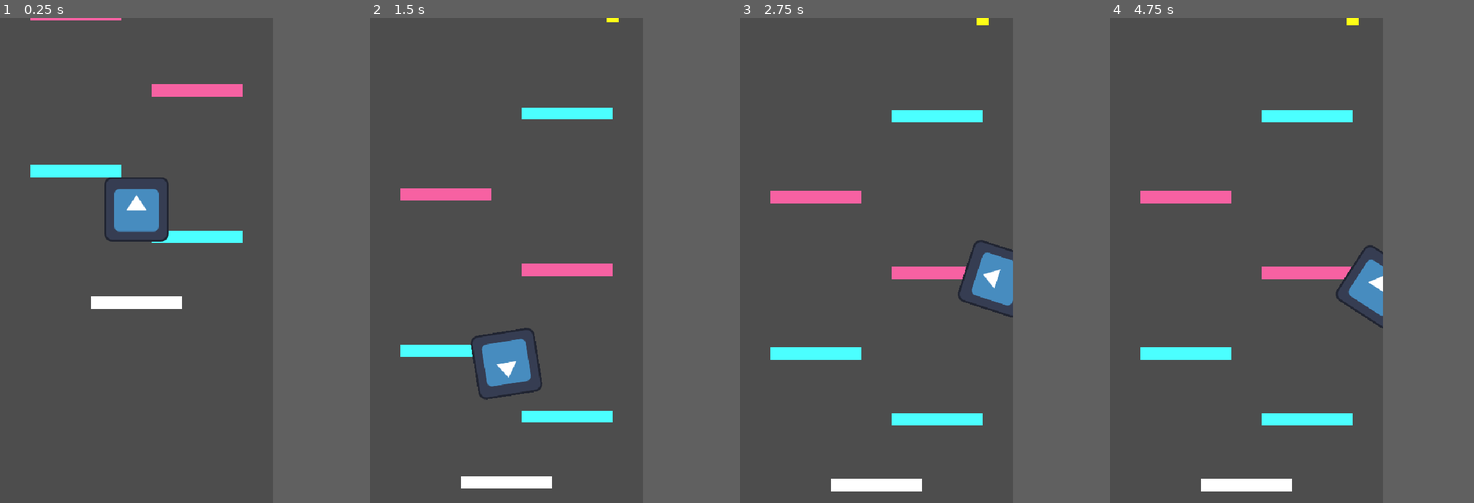
Above: before the commit, frames 1-4 (left to right).
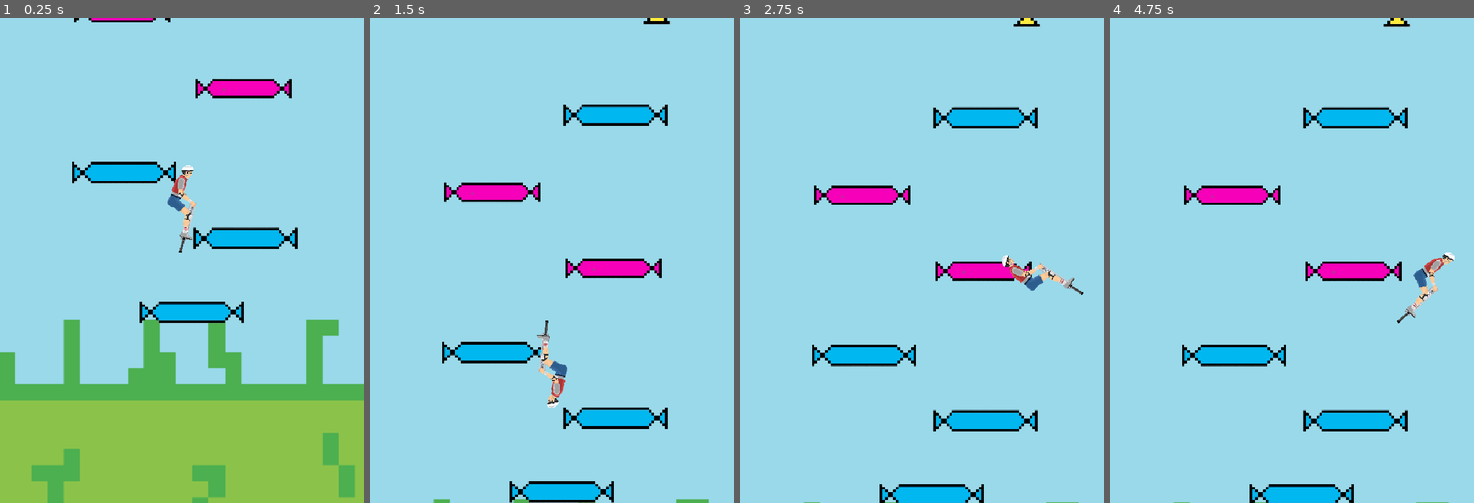
Above: after the commit, the same moments.

Repository: s-ayitha/Pogo-Jump
Game: Godot game, scene res://Main.tscn
Two runs of this game, one before a commit and one after it. Both use one fixed random seed, a clock stepped at 60 frames per second and the inputs below. The engine's default icon, where the game draws it, is replaced by a stand-in: a white triangle on a blue panel in a dark square.
Inputs:
- Up to frame 1 (0.25 s): no input
- Up to frame 2 (1.5 s): hold Right (rotate_right) from 0.53 s (still down)
- Up to frame 3 (2.75 s): release Right (rotate_right) at 2.03 s; hold Left (rotate_left) from 2.03 s (still down)
- Up to frame 4 (4.75 s): release Left (rotate_left) at 2.78 s; hold Right (rotate_right) 2.78-4.28 s; hold Left (rotate_left) from 4.28 s (still down)
In our replay, the window is 450x800 before the commit and 600x800 after it. These sizes can differ from the game's own. Grey fills any space a smaller window leaves; there, only what the larger window draws over its background counts as a difference.

The runs differ from the first frame. In frame 1, 82% of the frame differs, in the area x 0-100%, y 0-100%; in frame 2, 76%; in frame 3, 76%; in frame 4, 76%.

Commit message:
updated game assets

Diff:
--- a/Course.tscn
+++ b/Course.tscn
@@ -2,10 +2,12 @@
 
 [ext_resource type="PackedScene" uid="uid://bhr5txrko78a5" path="res://basic_platform.tscn" id="1_aakl2"]
 [ext_resource type="Script" uid="uid://poa7b65j4m3j" path="res://course.gd" id="1_f2x1d"]
+[ext_resource type="Texture2D" uid="uid://dyk3kg4qsrto" path="res://Assets/Screenshot_2026-11-15_154212-removebg-preview.png" id="2_b6xkg"]
 [ext_resource type="PackedScene" uid="uid://cuv4chf6mnse3" path="res://LaunchPad.tscn" id="2_j3vcq"]
 [ext_resource type="PackedScene" uid="uid://q75mn0c8f3v3" path="res://ReboundWall.tscn" id="3_f2x1d"]
 [ext_resource type="PackedScene" uid="uid://c61ym1ml5muiv" path="res://player.tscn" id="4_j3vcq"]
-[ext_resource type="Script" uid="uid://dy7phrikflh00" path="res://game_camera.gd" id="5_f2x1d"]
+[ext_resource type="Script" uid="uid://dbcf2lcqjlmvt" path="res://game_camera.gd" id="5_f2x1d"]
+[ext_resource type="Texture2D" uid="uid://busb3kbrf46vk" path="res://Assets/image.png" id="7_4fvvt"]
 
 [sub_resource type="RectangleShape2D" id="RectangleShape2D_780je"]
 size = Vector2(180, 24)
@@ -20,12 +22,9 @@
 shape = SubResource("RectangleShape2D_780je")
 one_way_collision = true
 
-[node name="ColorRect" type="ColorRect" parent="StartPlatform" unique_id=763223888]
-offset_left = -90.0
-offset_top = -12.0
-offset_right = 90.0
-offset_bottom = 12.0
-offset_transform_enabled = true
+[node name="Sprite2D" type="Sprite2D" parent="StartPlatform" unique_id=1452892834]
+scale = Vector2(0.4, 0.4)
+texture = ExtResource("2_b6xkg")
 
 [node name="BasicPlatform" parent="." unique_id=1588023451 instance=ExtResource("1_aakl2")]
 position = Vector2(390, 720)
@@ -63,3 +62,17 @@
 [node name="GameCamera" type="Camera2D" parent="." unique_id=1336851391]
 position = Vector2(270, 810)
 script = ExtResource("5_f2x1d")
+
+[node name="Sprite2D" type="Sprite2D" parent="." unique_id=598752752]
+z_index = -1
+position = Vector2(322, 564)
+scale = Vector2(2, 2)
+texture = ExtResource("7_4fvvt")
+
+[node name="Sprite2D2" type="Sprite2D" parent="." unique_id=27310755]
+z_index = -1
+position = Vector2(330.00012, -1709.875)
+scale = Vector2(2.043333, 38.101486)
+texture = ExtResource("7_4fvvt")
+region_enabled = true
+region_rect = Rect2(64.5, 39.25, 600, 101)
--- /dev/null
+++ b/DeathScreen.tscn
@@ -0,0 +1,32 @@
+[gd_scene format=3 uid="uid://bd0kkrniyb1ic"]
+
+[node name="DeathScreen" type="Control" unique_id=2103151065]
+layout_mode = 3
+anchors_preset = 15
+anchor_right = 1.0
+anchor_bottom = 1.0
+grow_horizontal = 2
+grow_vertical = 2
+
+[node name="ColorRect" type="ColorRect" parent="." unique_id=444032336]
+layout_mode = 0
+offset_right = 40.0
+offset_bottom = 40.0
+color = Color(0.11304883, 0.11304883, 0.11304883, 1)
+
+[node name="VBoxContainer" type="VBoxContainer" parent="ColorRect" unique_id=151265541]
+layout_mode = 0
+offset_right = 40.0
+offset_bottom = 40.0
+
+[node name="Label" type="Label" parent="ColorRect/VBoxContainer" unique_id=142771233]
+layout_mode = 2
+text = "Game Over!"
+
+[node name="Label2" type="Label" parent="ColorRect/VBoxContainer" unique_id=1232351850]
+layout_mode = 2
+text = "Don't rotate so quickly next time!"
+
+[node name="Button" type="Button" parent="ColorRect/VBoxContainer" unique_id=225902008]
+layout_mode = 2
+text = "Try Again"
--- a/LaunchPad.tscn
+++ b/LaunchPad.tscn
@@ -1,4 +1,6 @@
 [gd_scene format=3 uid="uid://cuv4chf6mnse3"]
+
+[ext_resource type="Texture2D" uid="uid://d2xb50lb6eo15" path="res://Assets/Screenshot_2026-11-15_154357-removebg-preview.png" id="1_dn5ow"]
 
 [sub_resource type="RectangleShape2D" id="RectangleShape2D_jtofj"]
 size = Vector2(180, 24)
@@ -9,9 +11,6 @@
 shape = SubResource("RectangleShape2D_jtofj")
 one_way_collision = true
 
-[node name="ColorRect" type="ColorRect" parent="." unique_id=417748930]
-offset_left = -90.0
-offset_top = -12.0
-offset_right = 90.0
-offset_bottom = 12.0
-color = Color(0.9695445, 0.37918007, 0.6364407, 1)
+[node name="Sprite2D" type="Sprite2D" parent="." unique_id=64868602]
+scale = Vector2(0.3, 0.3)
+texture = ExtResource("1_dn5ow")
--- a/ReboundWall.tscn
+++ b/ReboundWall.tscn
@@ -1,4 +1,6 @@
 [gd_scene format=3 uid="uid://q75mn0c8f3v3"]
+
+[ext_resource type="Texture2D" uid="uid://dhlsej5hv4ctu" path="res://Assets/Screenshot_2026-11-15_154601-removebg-preview.png" id="1_naw30"]
 
 [sub_resource type="RectangleShape2D" id="RectangleShape2D_j3apr"]
 size = Vector2(24, 240)
@@ -8,9 +10,7 @@
 [node name="CollisionShape2D" type="CollisionShape2D" parent="." unique_id=1441317191]
 shape = SubResource("RectangleShape2D_j3apr")
 
-[node name="ColorRect" type="ColorRect" parent="." unique_id=1588086833]
-offset_left = -12.0
-offset_top = -120.0
-offset_right = 12.0
-offset_bottom = 120.0
-color = Color(1, 1, 0.08235294, 1)
+[node name="Sprite2D" type="Sprite2D" parent="." unique_id=1148384757]
+rotation = 1.5707964
+scale = Vector2(0.45, 0.45)
+texture = ExtResource("1_naw30")
--- a/basic_platform.tscn
+++ b/basic_platform.tscn
@@ -1,4 +1,6 @@
 [gd_scene format=3 uid="uid://bhr5txrko78a5"]
+
+[ext_resource type="Texture2D" uid="uid://dyk3kg4qsrto" path="res://Assets/Screenshot_2026-11-15_154212-removebg-preview.png" id="1_g27h8"]
 
 [sub_resource type="RectangleShape2D" id="RectangleShape2D_6mks0"]
 size = Vector2(180, 24)
@@ -9,9 +11,7 @@
 shape = SubResource("RectangleShape2D_6mks0")
 one_way_collision = true
 
-[node name="ColorRect" type="ColorRect" parent="." unique_id=863387375]
-offset_left = -90.0
-offset_top = -12.0
-offset_right = 90.0
-offset_bottom = 12.0
-color = Color(0.29411766, 1, 1, 1)
+[node name="Sprite2D" type="Sprite2D" parent="." unique_id=67590658]
+position = Vector2(-13.999999, -16.000002)
+scale = Vector2(0.4, 0.4)
+texture = ExtResource("1_g27h8")
--- a/player.tscn
+++ b/player.tscn
@@ -1,7 +1,7 @@
 [gd_scene format=3 uid="uid://c61ym1ml5muiv"]
 
-[ext_resource type="Texture2D" uid="uid://dg1p57y8x0bxw" path="res://icon.svg" id="1_4flbx"]
 [ext_resource type="Script" uid="uid://c73pejnfsepwi" path="res://player.gd" id="1_onrkg"]
+[ext_resource type="Texture2D" uid="uid://dwfpy5dxe8jts" path="res://Assets/png-clipart-happy-wheels-video-game-pogo-sticks-pogo-stick-man-wikia-wheelchair-miscellaneous-game-thumbnail-removebg-preview.png" id="2_onrkg"]
 
 [sub_resource type="RectangleShape2D" id="RectangleShape2D_v3g5s"]
 size = Vector2(32, 48)
@@ -13,4 +13,5 @@
 shape = SubResource("RectangleShape2D_v3g5s")
 
 [node name="Sprite2D" type="Sprite2D" parent="." unique_id=901740052]
-texture = ExtResource("1_4flbx")
+scale = Vector2(0.2, 0.2)
+texture = ExtResource("2_onrkg")
--- a/project.godot
+++ b/project.godot
@@ -17,7 +17,7 @@
 
 [display]
 
-window/size/viewport_width=540
+window/size/viewport_width=720
 window/size/viewport_height=960
 window/stretch/mode="canvas_items"
 window/stretch/aspect="expand"
Binary file added: Assets/Screenshot_2026-11-15_154212-removebg-preview.png
Not shown, added: Assets/Screenshot_2026-11-15_154212-removebg-preview.png.import
Binary file added: Assets/Screenshot_2026-11-15_154357-removebg-preview.png
Not shown, added: Assets/Screenshot_2026-11-15_154357-removebg-preview.png.import
Binary file added: Assets/Screenshot_2026-11-15_154601-removebg-preview.png
Not shown, added: Assets/Screenshot_2026-11-15_154601-removebg-preview.png.import
Binary file added: Assets/image.png
Not shown, added: Assets/image.png.import
Binary file added: Assets/istockphoto-1333010525-612x612.jpg
Not shown, added: Assets/istockphoto-1333010525-612x612.jpg.import
Binary file added: Assets/png-clipart-happy-wheels-video-game-pogo-sticks-pogo-stick-man-wikia-wheelchair-miscellaneous-game-thumbnail-removebg-preview.png
Not shown, added: Assets/png-clipart-happy-wheels-video-game-pogo-sticks-pogo-stick-man-wikia-wheelchair-miscellaneous-game-thumbnail-removebg-preview.png.import
